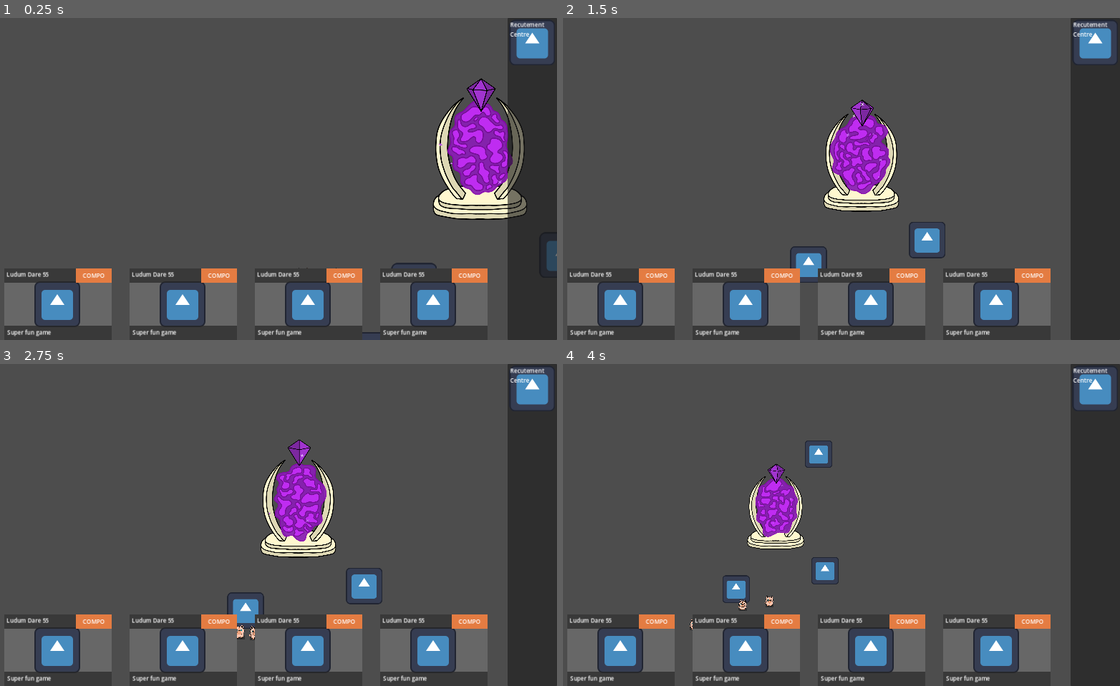
Above: before the commit, frames 1-4 (two rows, left to right).
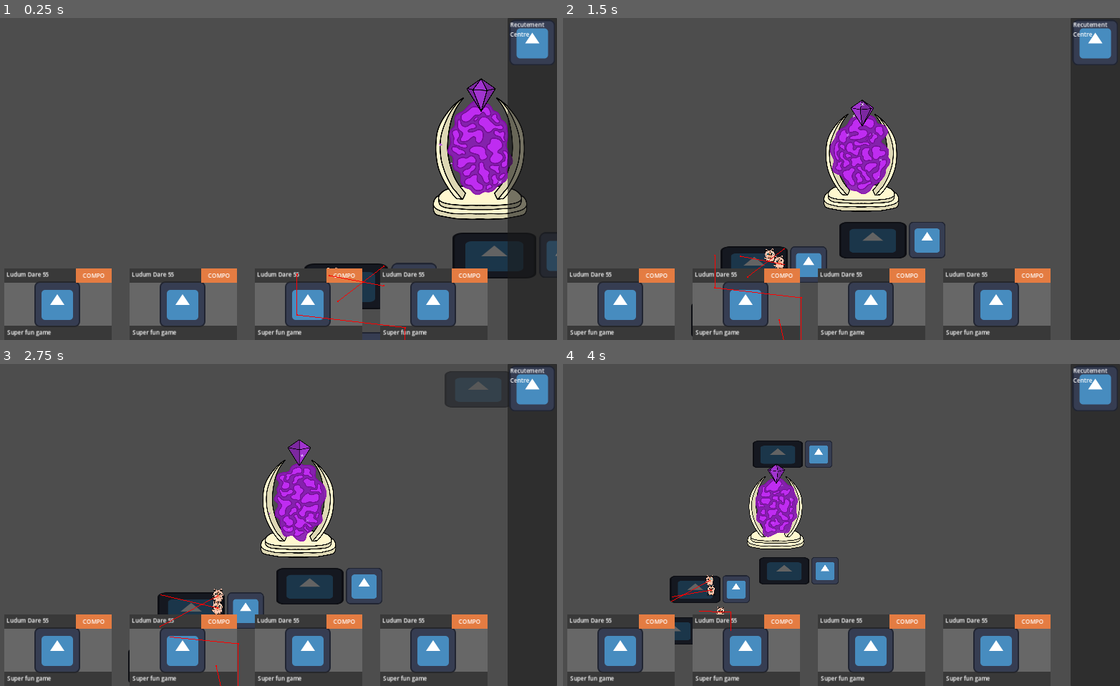
Above: after the commit, the same moments.

Repository: CiaranWoodward/LD55
Game: Godot game, scene res://Map/GameMap.tscn
Same seed, same stepped clock (60 frames per second), same inputs: the game is played once before the commit and once after it. The engine's default icon, where the game draws it, is replaced by a stand-in: a white triangle on a blue panel in a dark square.
Inputs (mouse positions are in pixels of both pictures, inside the frame that each line leads up to):
- Up to frame 1 (0.25 s): no input
- Up to frame 2 (1.5 s): move the mouse to (958, 162) at 0.52 s; hold Right (ui_right) 0.53-1.25 s; hold Mouse wheel down (zoom_in) 0.53-1.25 s; click (958, 162) at 0.67 s; drag from (718, 195) to (830, 265) at 1.27 s
- Up to frame 3 (2.75 s): click "Recutement Centre" at 2 s
- Up to frame 4 (4 s): move the mouse to (891, 454) at 2.77 s; hold Right (ui_right) 2.78-3.5 s; hold Mouse wheel down (zoom_in) 2.78-3.5 s; click (891, 454) at 2.92 s; drag from (802, 589) to (785, 512) at 3.52 s

The runs differ from the first frame. In frame 1, 1.9% of the frame differs, in the area x 53-97%, y 66-100%; in frame 2, 2.2%; in frame 3, 3.5%, in the area x 23-92%, y 2-100%; in frame 4, 2.6%.

Commit message:
Make cats loiter outside their workplace; Fix navigation getting stuck

Diff:
--- a/Buildings/ProductionBuilding.gd
+++ b/Buildings/ProductionBuilding.gd
@@ -1,7 +1,7 @@
 class_name ProductionBuilding
 extends Building
 
-@export var cat_slots: int = 1
+@export var cat_slots: int = 2
 @export var cost: int = 10
 @export var base_build_time: float = 5.0
 @export var cat_time_multiplier: float = 1
@@ -49,7 +49,12 @@
 	if (character is Cat):
 		if (cat_count < cat_slots):
 			set_cat_count(cat_count + 1)
-			character.queue_free()
+			employ(character)
+			return true
+	return false
+
+func employ(character: Cat):
+	character.change_job(self)
 
 # Called every frame. 'delta' is the elapsed time since the previous frame.
 func _process(delta):
@@ -57,8 +62,3 @@
 
 func do_build():
 	pass
-
-	if as_ui_part:
-		return false
-	if as_ui_part:
-		return false
--- a/Buildings/RecutementCentre.gd
+++ b/Buildings/RecutementCentre.gd
@@ -14,3 +14,8 @@
 	var cat: Cat = load("res://Characters/Cat.tscn").instantiate()
 	cat.position = self.position
 	Global.game_map.add_character(cat)
+
+func employ(cat: Cat):
+	super.employ(cat)
+	cat.nav.set_navigation_map($WorkingNavigationRegion.get_navigation_map())
+	cat.reparent($WorkingNavigationRegion)
--- a/Buildings/RecutementCentre.tscn
+++ b/Buildings/RecutementCentre.tscn
@@ -1,24 +1,43 @@
-[gd_scene load_steps=4 format=3 uid="uid://clufegtvym2pa"]
+[gd_scene load_steps=5 format=3 uid="uid://clufegtvym2pa"]
 
 [ext_resource type="Script" path="res://Buildings/RecutementCentre.gd" id="1_b68fl"]
 [ext_resource type="Texture2D" uid="uid://bqrlf1ou31xpm" path="res://icon.svg" id="2_w60tc"]
 
 [sub_resource type="RectangleShape2D" id="RectangleShape2D_o5ibk"]
-size = Vector2(135, 136.5)
+size = Vector2(383, 136.5)
+
+[sub_resource type="NavigationPolygon" id="NavigationPolygon_mpym4"]
+vertices = PackedVector2Array(-33, 57, -247, 57, -245, -54, -33, -54)
+polygons = Array[PackedInt32Array]([PackedInt32Array(0, 1, 2, 3)])
+outlines = Array[PackedVector2Array]([PackedVector2Array(-24, -64, -255, -65, -258, 67, -23, 68)])
+source_geometry_group_name = &"navigation_polygon_source_group"
 
 [node name="Recutement Centre" type="Node2D"]
 script = ExtResource("1_b68fl")
 
-[node name="Graphic" type="Sprite2D" parent="."]
+[node name="Graphic" type="Node2D" parent="."]
+
+[node name="Graphic" type="Sprite2D" parent="Graphic"]
+texture = ExtResource("2_w60tc")
+
+[node name="Gravel" type="Sprite2D" parent="Graphic"]
+modulate = Color(0.388235, 0.388235, 0.388235, 1)
+z_index = -1
+position = Vector2(-190, 1)
+scale = Vector2(1.84, 1)
 texture = ExtResource("2_w60tc")
 
 [node name="BuildPrevention" type="Area2D" parent="."]
 collision_layer = 3
 
 [node name="BuildPreventionShape" type="CollisionShape2D" parent="BuildPrevention"]
-position = Vector2(0.5, -0.25)
+position = Vector2(-123.5, -0.25)
 shape = SubResource("RectangleShape2D_o5ibk")
 
 [node name="Polygon2D" type="Polygon2D" parent="."]
 color = Color(1, 1, 1, 0)
-polygon = PackedVector2Array(-66, -67, 67, -67, 66, 67, 28, 68, 29, -16, -26, -16, -27, 68, -66, 66)
+polygon = PackedVector2Array(-317, -69, 67, -67, 66, 67, 28, 68, 29, -16, -26, -16, -27, 68, -317, 71)
+
+[node name="WorkingNavigationRegion" type="NavigationRegion2D" parent="."]
+position = Vector2(-52, -1)
+navigation_polygon = SubResource("NavigationPolygon_mpym4")
--- a/Characters/BaseCharacter.gd
+++ b/Characters/BaseCharacter.gd
@@ -30,6 +30,7 @@
 	collision_layer = Global.PhysicsLayer.CHARACTER
 	collision_mask = Global.PhysicsLayer.BUILDING | Global.PhysicsLayer.NORMAL
 	_configure_area()
+	nav.debug_enabled = true
 
 func _configure_area():
 	var colshape = CollisionShape2D.new()
@@ -57,7 +58,7 @@
 	if potential_buildings.is_empty():
 		# random walk
 		current_target = null
-		target_position = global_position + Vector2(100,0).rotated(2*PI*randf())
+		target_position = global_position + Vector2(400,0).rotated(2*PI*randf())
 		current_target = null
 	else:
 		# target building and add self to queue
@@ -73,12 +74,14 @@
 func _physics_process(delta):
 	if _picked_up or _jumping or _ghosted:
 		return
-	if nav.is_target_reached():
+	if nav.is_navigation_finished():
 		if is_instance_valid(current_target):
 			current_target.handle_character(self)
 			current_target = null
 		else:
 			_find_new_target()
+	if !nav.is_target_reachable() && !is_instance_valid(current_target):
+		_find_new_target()
 
 	var direction = Vector3();
 	direction = nav.get_next_path_position() - global_position
--- a/Characters/Cat.gd
+++ b/Characters/Cat.gd
@@ -1,5 +1,7 @@
 class_name Cat
 extends BaseCharacter
+
+var _building: ProductionBuilding
 
 var _inventory: Dictionary = Global.ResourceType.values().reduce(func(accum, type):
 	accum[type] = 0
@@ -22,3 +24,18 @@
 	if (type == get_type()): return true
 	if (is_instance_valid(_inventory[type])): return _inventory[type]
 	return false
+
+func change_job(building = null):
+	if is_employed():
+		_building.cat_count -= 1
+	_building = building
+	$Graphic/Character/Hat.visible = is_employed()
+
+func is_employed() -> bool:
+	return is_instance_valid(_building)
+
+func pick_up() -> bool:
+	if !super.pick_up():
+		return false
+	change_job()
+	return true
--- a/Characters/Cat.tscn
+++ b/Characters/Cat.tscn
@@ -269,6 +269,13 @@
 scale = Vector2(1.09433, 1)
 texture = ExtResource("12_aj51s")
 
+[node name="Hat" type="Sprite2D" parent="Graphic/Character"]
+visible = false
+position = Vector2(4.62963, -83.3333)
+rotation = -0.636247
+scale = Vector2(0.505007, 0.309864)
+texture = ExtResource("2_8vqqb")
+
 [node name="Walk" type="AnimationPlayer" parent="Graphic"]
 libraries = {
 "": SubResource("AnimationLibrary_jveit")
--- a/Map/GameMap.gd
+++ b/Map/GameMap.gd
@@ -38,7 +38,10 @@
 	_compute_nav_mesh()
 
 func add_character(character: BaseCharacter):
-	nav_region.add_child(character)
+	if is_instance_valid(character.get_parent()):
+		character.reparent(nav_region)
+	else:
+		nav_region.add_child(character)
 
 func get_building_at_point(gcoords: Vector2):
 	var dss = get_world_2d().direct_space_state
Not shown, added: Graphics/Buildings/CornField/Corn0000.png.import
